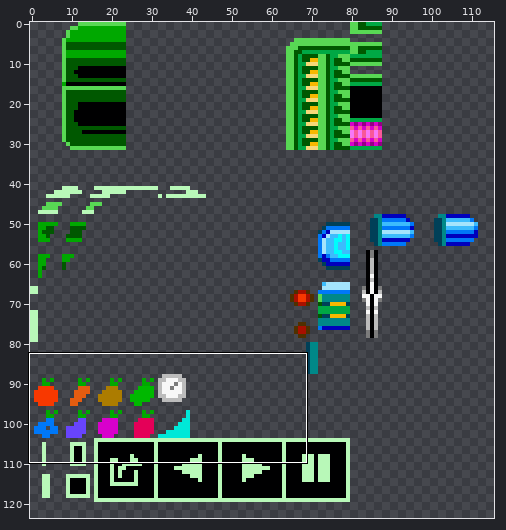
One commit to this sprite sheet: img/ui_8p.png. Above: a wide view before the commit, with the close-up outlined.
Close-up. Before the edit:
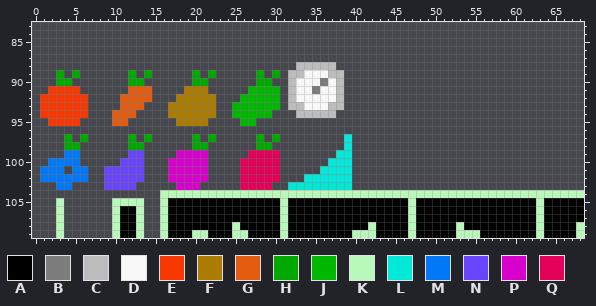
The file is 128x128 pixels. Colours within 5 levels of each other are drawn and written as one. Shown: x 0..68, y 83..109. The wide view leaves out empty margins.
Palette (. is transparent): A #000001  B #7c7c7c  C #bcbcbc  D #f8f8f8  E #f83800  F #ac7c00  G #e45c10  H #00a800  J #00b800  K #b8f8b8  L #00e8d8  M #0078f8  N #6844fc  P #d800cc  Q #e40058
Pixels before, first column x 1:
 88 ................................CCCCC...............................
 89 ..H.H......H.H.....H.H.....H.H.CCDDDCC..............................
 90 ..HH.......HH......HH......HH..CDDDBDC..............................
 91 .EEEE......GGG....FFF.....JJJJ.CDDBDDC..............................
 92 EEEEEE....GGGG...FFFFF...JJJJJ.CDDDDDC..............................
 93 EEEEEE....GGG...FFFFFF..JJJJJJ.CCDDDCC..............................
 94 EEEEEE...GGG....FFFFFF..JJJJJ...CCCCC...............................
 95 .EEEE....GG......FFFF....JJ.........................................
 96 ....................................................................
 97 ...H.H.....H.H.....H.H.....H.H........L.............................
 98 ...HH......HH......HH......HH.........L.............................
 99 ...MM......NN....PPPP.....QQQQ.......LL.............................
100 .MMMM.....NNN...PPPPP....QQQQQ......LLL.............................
101 MMM.MM..NNNNN...PPPPP....QQQQQ.....LLLL.............................
102 MMMMMM..NNNNN...PPPPP....QQQQQ...LLLLLL.............................
103 ..MM....NNNN.....PPP.....QQQQ..LLLLLLLL.............................
104 ...............KKKKKKKKKKKKKKKKKKKKKKKKKKKKKKKKKKKKKKKKKKKKKKKKKKKKK
105 ..K......KKKK..KAAAAAAAAAAAAAAKAAAAAAAAAAAAAAAKAAAAAAAAAAAAAAAKAAAAA
106 ..K......KAAK..KAAAAAAAAAAAAAAKAAAAAAAAAAAAAAAKAAAAAAAAAAAAAAAKAAAAA
107 ..K......KAAK..KAAAAAAAAAAAAAAKAAAAAAAAAAAAAAAKAAAAAAAAAAAAAAAKAAAAA
108 ..K......KAAK..KAAAAAAAAKAAAAAKAAAAAAAAAAKAAAAKAAAAAKAAAAAAAAAKAAAAK
109 ..K......KAAK..KAAAKKAAAKKAAAAKAAAAAAAAKKKAAAAKAAAAAKKKAAAAAAAKAAAAK
After the commit:
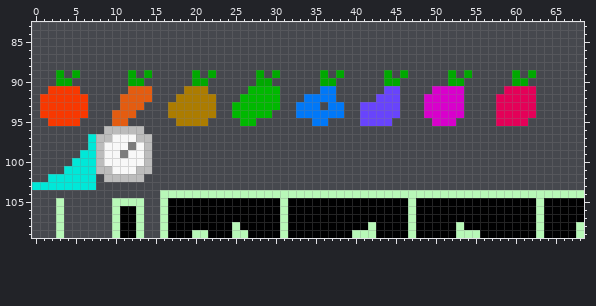
Diff:
The author put colour B in row 99 at x 11.
Colour H becomes colour B in row 98 at x 12.
The author put colour C in row 96 at x 9 to 13; in row 97 at x 8 to 9 and 13; in rows 98 to 101 at x 8 and 14.
Colour H becomes colour C in row 97 at x 14.
Colour N becomes colour C in row 101 at x 9 and 13; in row 102 at x 9 to 13.
The author put colour D in row 97 at x 10 to 11; in row 98 at x 9 to 11; in rows 99 to 100 at x 9 to 10.
Colour H becomes colour D in row 97 at x 12; in row 98 at x 13.
Colour N becomes colour D in row 99 at x 12 to 13; in row 100 at x 11 to 13; in row 101 at x 10 to 12.
The author put colour H in row 89 at x 44, 46, 52, 54, 60 and 62; in row 90 at x 44 to 45, 52 to 53 and 60 to 61.
Colour B becomes colour H in row 90 at x 36.
Colour C becomes colour H in row 89 at x 38.
Colour D becomes colour H in row 89 at x 36; in row 90 at x 37.
The author put colour L in rows 97 to 98 at x 7; in rows 99 to 100 at x 6 to 7; in row 101 at x 4 and 7; in row 102 at x 7; in row 103 at x 0 to 2 and 5 to 7.
Colour M becomes colour L in row 100 at x 5; in row 101 at x 5 to 6; in row 102 at x 2 to 6; in row 103 at x 3 to 4.
The author put colour M in row 94 at x 38; in row 95 at x 35 to 36.
Colour C becomes colour M in row 93 at x 33 and 37 to 38; in row 94 at x 33 to 37.
Colour D becomes colour M in row 91 at x 36 to 37; in row 92 at x 34 to 37; in row 93 at x 34 to 35.
The author put colour N in row 91 at x 44 to 45; in row 92 at x 43 to 45; in rows 93 to 94 at x 41 to 45; in row 95 at x 41 to 44.
The author put colour P in row 91 at x 50 to 53; in rows 92 to 94 at x 49 to 53; in row 95 at x 50 to 52.
The author put colour Q in row 91 at x 59 to 62; in rows 92 to 94 at x 58 to 62; in row 95 at x 58 to 61.
The edit erases colour B in row 91 at x 35.
The edit erases colour C in row 88 at x 33 to 37; in row 89 at x 32 to 33 and 37; in rows 90 to 92 at x 32 and 38; in row 93 at x 32.
The edit erases colour D in row 89 at x 34 to 35; in row 90 at x 33 to 35; in row 91 at x 33 to 34; in row 92 at x 33; in row 93 at x 36.
The edit erases colour H in row 97 at x 4, 6, 20, 22, 28 and 30; in row 98 at x 4 to 5, 20 to 21 and 28 to 29.
The edit erases colour L in rows 97 to 98 at x 39; in row 99 at x 38 to 39; in row 100 at x 37 to 39; in row 101 at x 36 to 39; in row 102 at x 34 to 39; in row 103 at x 32 to 39.
The edit erases colour M in row 99 at x 4 to 5; in row 100 at x 2 to 4; in row 101 at x 1 to 3; in row 102 at x 1.
The edit erases colour N in row 103 at x 9 to 12.
The edit erases colour P in row 99 at x 18 to 21; in rows 100 to 102 at x 17 to 21; in row 103 at x 18 to 20.
The edit erases colour Q in row 99 at x 27 to 30; in rows 100 to 102 at x 26 to 30; in row 103 at x 26 to 29.
Changed places in both close-ups, as pixel boxes (x1, y1, x2, y2):
changed: (32, 62, 536, 190)
